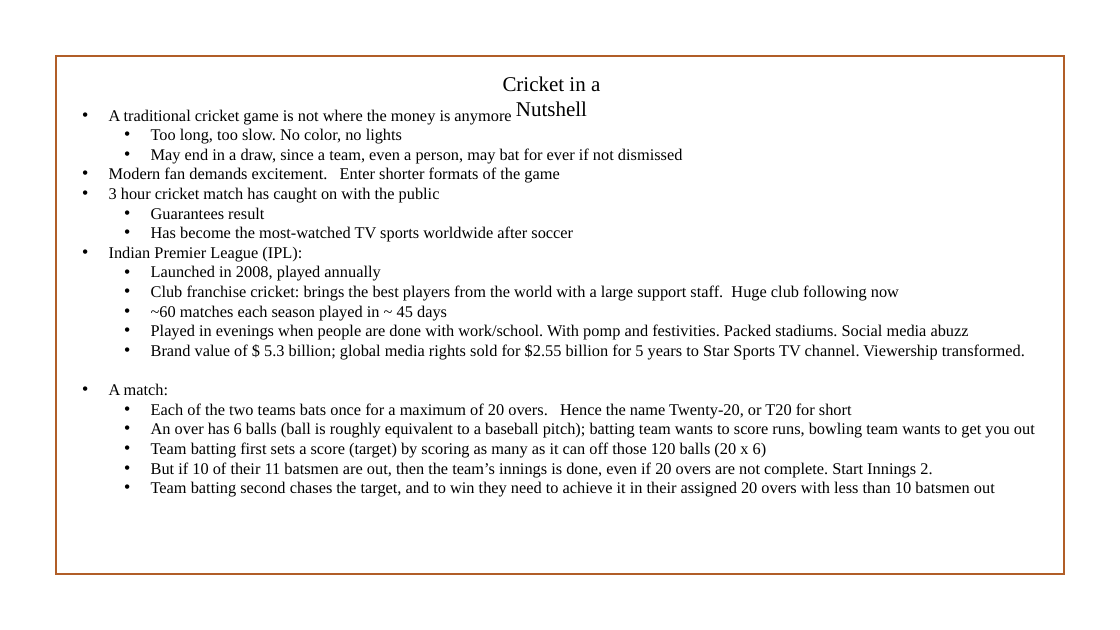
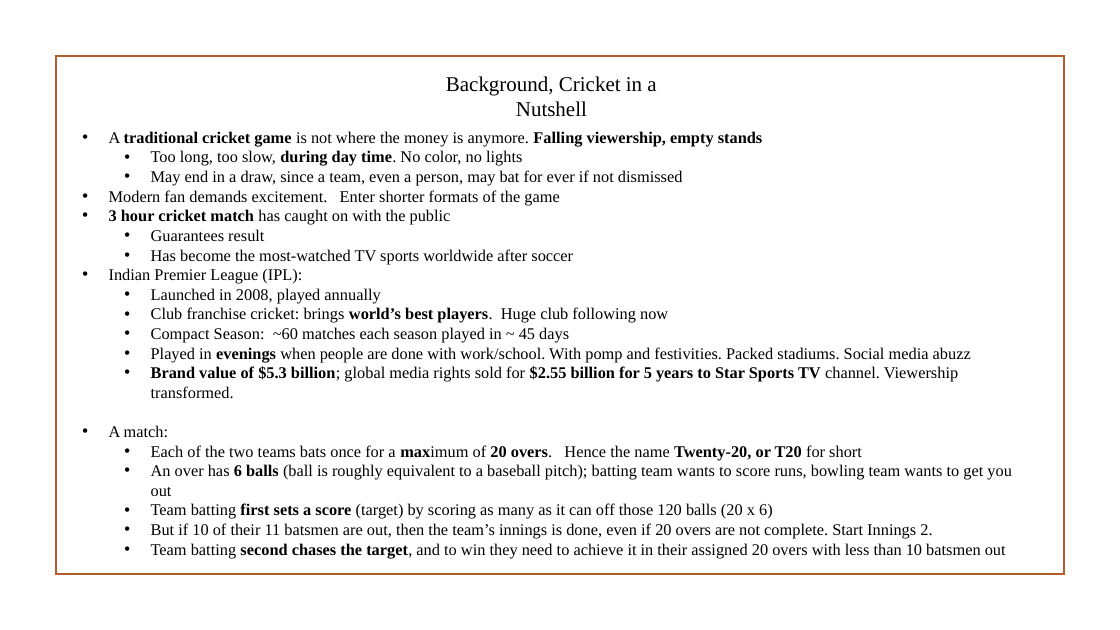
Before and after one commit to asahay001/springboardIntro, a slide deck: slide 2 of CapstoneFinalPresentation_IPLT20CricketPredictions.pptx. Drawn at 1120x630 pixels with LibreOffice and Linux fonts; fonts in the diff are those of the drawing; background and template pictures are left out. Boxes give left, top, right and bottom in pixels: in the first picture for what was removed or moved away, otherwise in the second. Text is boxed around its words. In the diff, an @@ line names an element or a change of style, - is before the commit and + after.

Commit message:
1. Highlighted portions of the deck to cover in presentation 2. Fixed 26th over winner prediction paramaters in Excel

```diff
--- a/CapstoneFinalPresentation_IPLT20CricketPredictions.pptx
+++ b/CapstoneFinalPresentation_IPLT20CricketPredictions.pptx
@@ text at [446, 76, 656, 117]: text changed @@
-Cricket in a Nutshell
+Background, Cricket in a Nutshell
@@ text "A traditional cricket game is ...": place and size @@
-text "A traditional cricket game is ..." at [109, 109, 1035, 497]
+text "A traditional cricket game is ..." at [109, 131, 1012, 559]
@@ text at [109, 131, 763, 166]: text changed; bold on @@
-• A traditional cricket game is not where the money is anymore
-  • Too long, too slow. No color, no lights
+• A traditional cricket game is not where the money is anymore. Falling viewership, empty stands
+  • Too long, too slow, during day time. No color, no lights
@@ text at [109, 209, 1012, 559]: bold on in "3 hour cricket match", "evenings", "maximum 20 overs. Twenty-20, or T20", "6 balls" and 2 more places @@
@@ text at [151, 307, 668, 343]: text changed @@
-  • Club franchise cricket: brings the best players from the world with a large support staff. Huge club following now
-  • ~60 matches each season played in ~ 45 days
+  • Club franchise cricket: brings world’s best players. Huge club following now
+  • Compact Season: ~60 matches each season played in ~ 45 days
@@ text at [151, 366, 958, 399]: text changed; bold on @@
-  • Brand value of $ 5.3 billion; global media rights sold for $2.55 billion for 5 years to Star Sports TV channel. Viewership transformed.
+  • Brand value of $5.3 billion; global media rights sold for $2.55 billion for 5 years to Star Sports TV channel. Viewership transformed.
```
Also in this commit, not shown: 15 other slides changed, 1 slide added, 1 other file.
